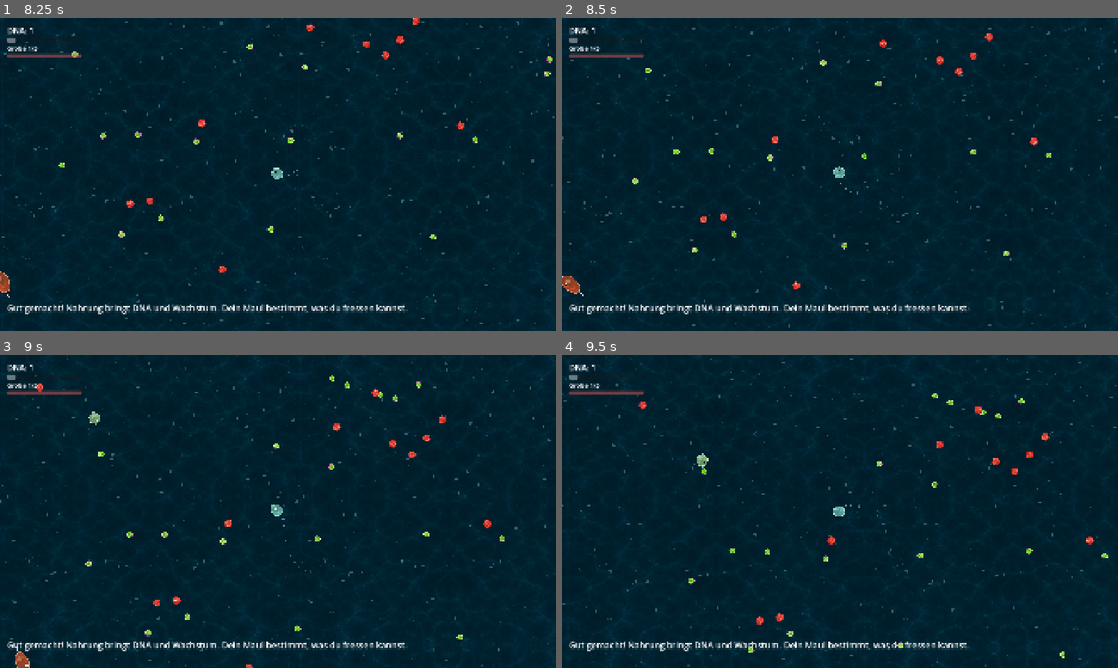
Above: before the commit, frames 1-4 (two rows, left to right).
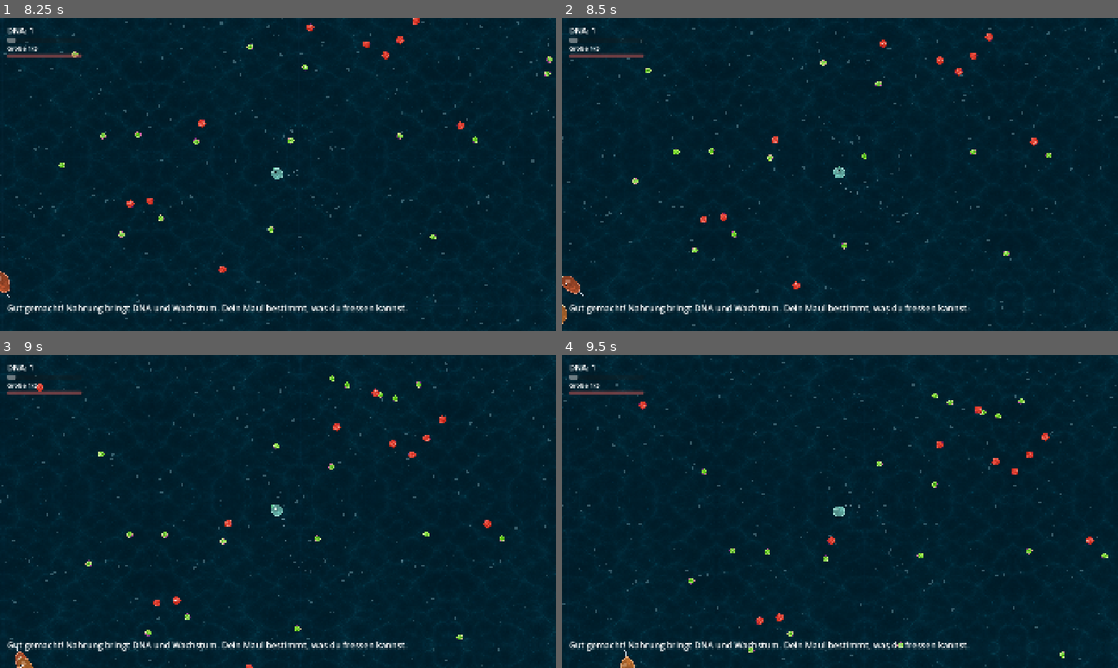
Above: after the commit, the same moments.

Repository: Mayo73/agenthub-backup
Game: Godot game, scene res://scenes/main.tscn
Two runs of this game, one before a commit and one after it. Both use one fixed random seed, a clock stepped at 60 frames per second and the inputs below.
Inputs (mouse positions are in pixels of both pictures, inside the frame that each line leads up to):
- Up to frame 1 (8.25 s): click "Neue Partie: Pflanzenfresser" at 0.5 s; click "Neue Partie: Fleischfresser" at 1.25 s; tap Enter at 2 s; move the mouse to (400, 158) at 2.02 s; hold D (rechts) 2.03-2.75 s; tap W (hoch) at 2.1 s; click (400, 158) at 2.17 s; drag from (166, 190) to (250, 237) at 2.77 s; move the mouse to (333, 105) at 3.52 s; hold D (rechts) 3.53-4.25 s; tap S (runter) at 3.6 s; drag from (250, 237) to (111, 127) at 4.27 s; move the mouse to (444, 221) at 5.02 s; hold A (links) 5.03-5.75 s; tap Z at 5.1 s; drag from (111, 127) to (194, 96) at 5.77 s; move the mouse to (305, 174) at 6.52 s; hold Down 6.53-7.25 s; tap Q at 6.6 s; click (305, 174) at 6.67 s; drag from (194, 96) to (166, 190) at 7.27 s; move the mouse to (400, 158) at 8.02 s; hold Up from 8.03 s (still down); tap Delete at 8.1 s
- Up to frame 2 (8.5 s): keep holding Up
- Up to frame 3 (9 s): release Up at 8.75 s; drag from (166, 527) to (250, 574) at 8.77 s
- Up to frame 4 (9.5 s): no input

Frame 1 is identical in both runs. In frame 2, less than 0.1% of the frame differs, in the area x 0-1%, y 91-98%; in frame 3, 0.1%; in frame 4, 0.1%, in the area x 10-27%, y 31-100%.

Commit message:
T-0226: Sichtweite je Verhalten (scheue Zellen sehen weiter, Lauerer kürzer)
Erstellt vom lokalen Agent (Modell qwen3.5:35b-a3b, Versuch 1 von 5).

Diff:
--- a/scripts/ai_brain.gd
+++ b/scripts/ai_brain.gd
@@ -10,9 +10,14 @@
 const THREAT_FACTOR := 1.2
 ## Wer um diesen Faktor kleiner ist, ist Beute (nur für Fleisch- und Allesfresser).
 const PREY_FACTOR := 0.8
+## Sichtweite je Verhaltensmuster in Pixeln; alle anderen sehen 350.
+const SIGHT := {"scheu": 450.0, "lauerer": 250.0}
 
 var sight := 350.0
 var state := TREIBEN
+
+static func sight_for(behavior: String) -> float:
+	return float(SIGHT.get(behavior, 350.0))
 
 
 static func is_threat(own_radius: float, other_radius: float, other_diet: String) -> bool:
--- a/scripts/ai_cell.gd
+++ b/scripts/ai_cell.gd
@@ -33,6 +33,7 @@
 	look = SpeciesCatalog.look_of(id)
 	look.color = ColorVariants.vary(look.color, ColorVariants.seed_for(pos))
 	behavior = d["behavior"]
+	brain.sight = AiBrain.sight_for(behavior)
 	motion.max_speed = d["speed"]
 	motion.acceleration = d["speed"] * 2.5
 	motion.position = pos
--- a/tests/test_ai_brain.gd
+++ b/tests/test_ai_brain.gd
@@ -52,3 +52,17 @@
 	check(not AiBrain.is_threat(27.0, 18.0, Diet.FLEISCHFRESSER), "18 <= 27 * 1.2: threat falsch")
 	check(AiBrain.is_prey(27.0, Diet.FLEISCHFRESSER, 18.0), "18 < 27 * 0.8: prey wahr für Fleischfresser")
 	check(not AiBrain.is_prey(27.0, Diet.PFLANZENFRESSER, 18.0), "prey falsch für Pflanzenfresser")
+
+
+func test_sicht_je_verhalten() -> void:
+	check_eq(AiBrain.sight_for("scheu"), 450.0, "scheu sieht 450")
+	check_eq(AiBrain.sight_for("lauerer"), 250.0, "lauerer sieht 250")
+	check_eq(AiBrain.sight_for("jaeger"), 350.0, "jaeger sieht Standard 350")
+	check_eq(AiBrain.sight_for(""), 350.0, "leere Zeichenkette ergibt Standard 350")
+
+
+func test_scheu_sieht_weiter() -> void:
+	brain.sight = AiBrain.sight_for("scheu")
+	var result := brain.decide(Vector2.ZERO, 12.0, Diet.PFLANZENFRESSER, [{"position": Vector2(400, 0), "radius": 27.0, "diet": Diet.FLEISCHFRESSER}], null)
+	check_eq(result, Vector2(-1, 0), "Schwimmrichtung nach links bei scheuer Zelle")
+	check_eq(brain.state, AiBrain.FLIEHEN, "state ist FLIEHEN")
--- a/tests/test_ai_cell.gd
+++ b/tests/test_ai_cell.gd
@@ -4,7 +4,6 @@
 
 func setup() -> void:
 	cell = AiCell.new()
-
 
 func teardown() -> void:
 	cell.free()
@@ -165,3 +164,18 @@
 	c.setup("blasenling", Vector2.ZERO)
 	check(c.organ == null, "Blasenling hat kein Elektroorgan")
 	c.free()
+
+
+func test_sichtweite() -> void:
+	var a := AiCell.new()
+	a.setup("blasenling", Vector2.ZERO)
+	var b := AiCell.new()
+	b.setup("riesenschlund", Vector2.ZERO)
+	var c := AiCell.new()
+	c.setup("schnapper", Vector2.ZERO)
+	check_eq(a.brain.sight, 450.0, "blasenling (scheu) sieht 450")
+	check_eq(b.brain.sight, 250.0, "riesenschlund (lauerer) sieht 250")
+	check_eq(c.brain.sight, 350.0, "schnapper (jaeger) sieht Standard 350")
+	a.free()
+	b.free()
+	c.free()
